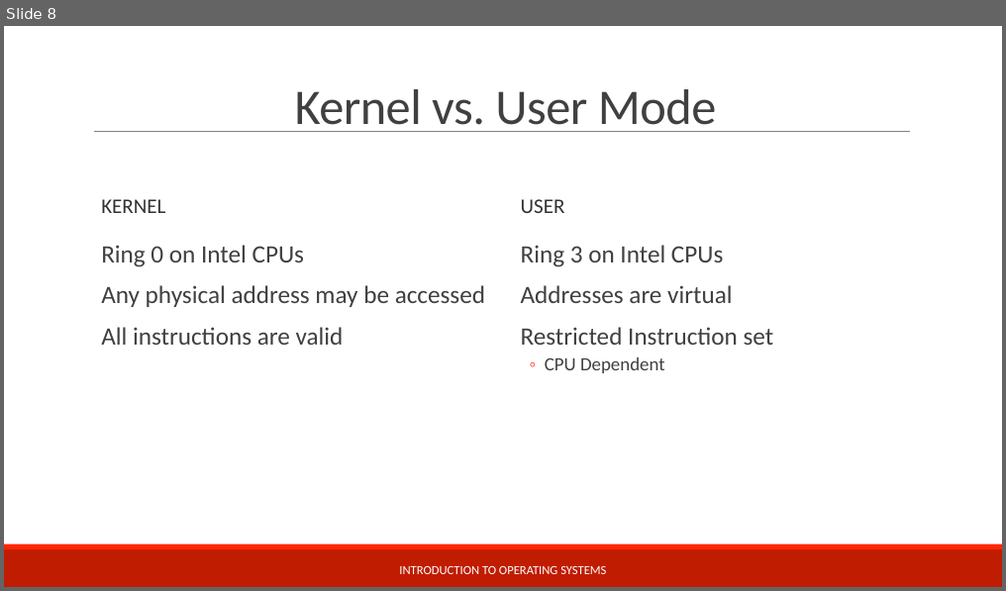
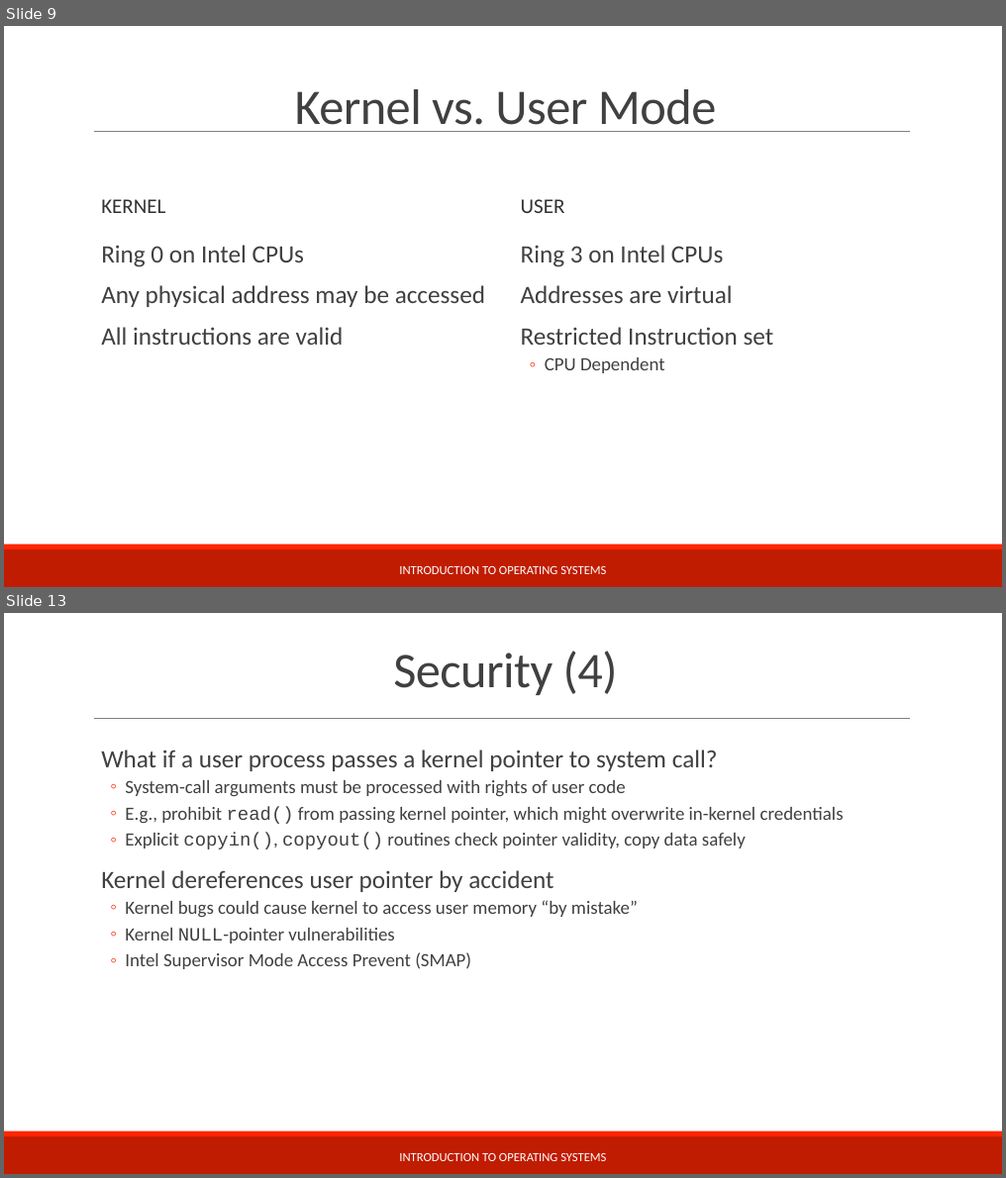
Before and after one commit to teachbsd/course, a slide deck: undergraduate/lectures/security.pptx. Shown one above the other, each under a label of ours: slide 8 before the commit, slides 9 and 13 after it; the slides between them are not shown. The pictures are 1006x591 and 1006x1178 pixels, drawn with LibreOffice and Linux fonts; fonts in the diff are those of the drawing; background and template pictures are left out. Boxes give left, top, right and bottom in pixels: in the first picture for what was removed or moved away, otherwise in the second. Text is boxed around its words. In the diff, an @@ line names an element or a change of style, - is before the commit and + after.

Commit message:
Continue the discussion of user vs. kernel mode in hardware

```diff
--- a/undergraduate/lectures/security.pptx
+++ b/undergraduate/lectures/security.pptx
@@ slide 13 added at <box>4,613,1002,1174</box>, background #FFFFFF; not listed: 3 template elements that a slide beside it also shows @@
@@ title added at <box>393,651,618,695</box>, 48 pt, text #404040 @@
+Security (4)
@@ text added at <box>101,750,844,969</box>, 18 pt, text #404040 @@
+  What if a user process passes a kernel pointer to system call?
+  ◦ System-call arguments must be processed with rights of user code
+  ◦ E.g., prohibit read() from passing kernel pointer, which might overwrite in-kernel credentials
+  ◦ Explicit copyin(), copyout() routines check pointer validity, copy data safely
+  Kernel dereferences user pointer by accident
+  ◦ Kernel bugs could cause kernel to access user memory “by mistake”
+  ◦ Kernel NULL-pointer vulnerabilities
+  ◦ Intel Supervisor Mode Access Prevent (SMAP)
@@ text added at <box>399,1154,606,1161</box>, 12 pt, text #FFFFFF @@
+INTRODUCTION TO OPERATING SYSTEMS
@@ what was slide 8 is now slide 9 @@
```
Also in this commit, not shown: 2 slides changed, 6 other slides added.
